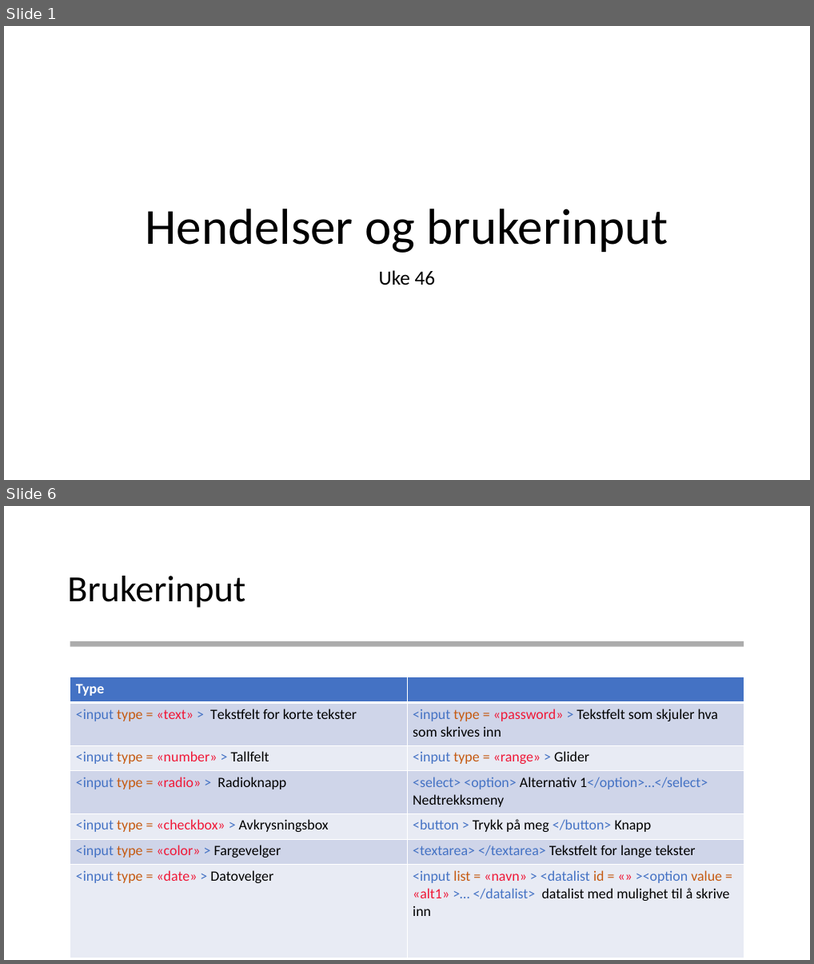
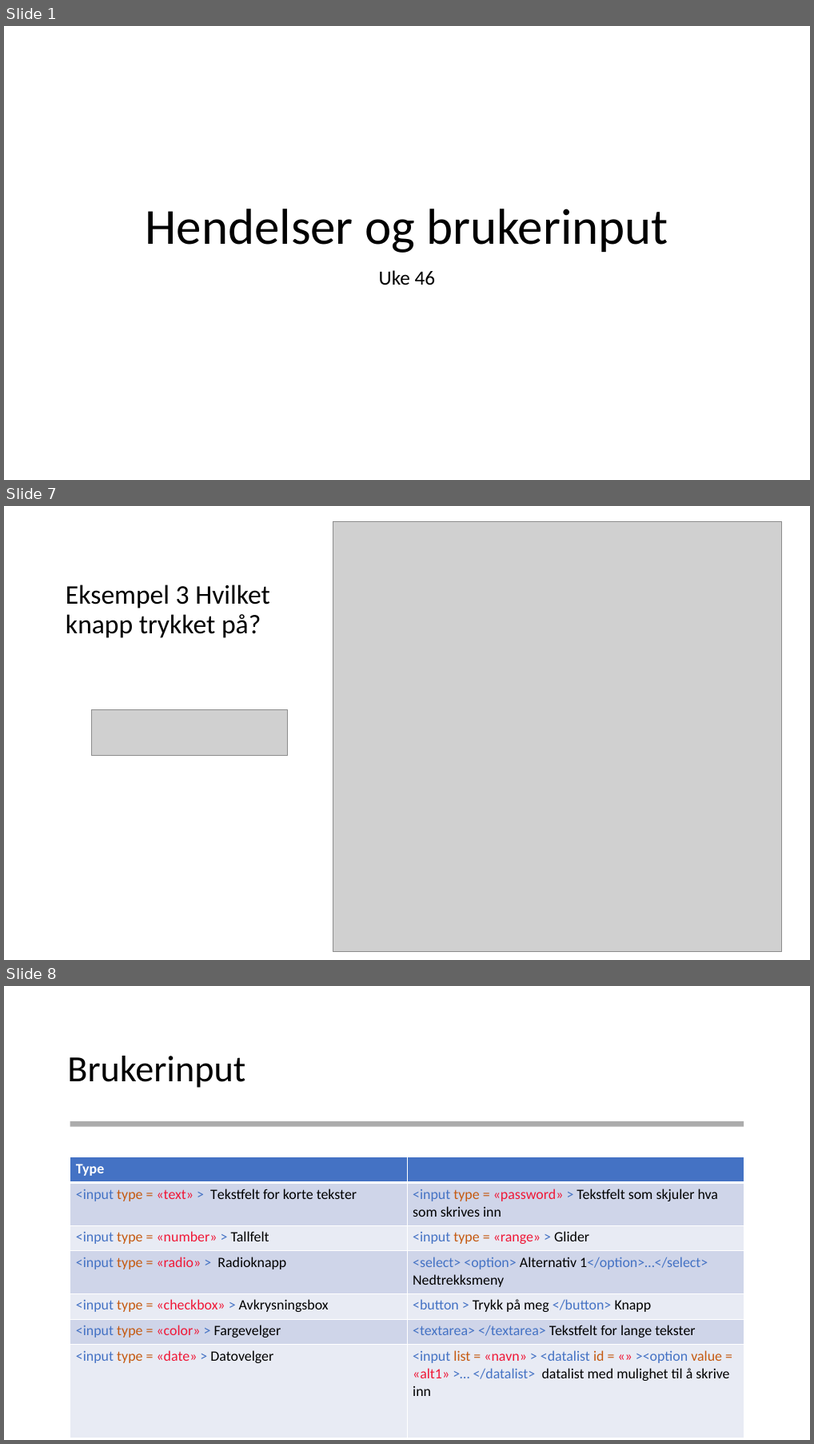
Before and after one commit to AizanM/IT2, a slide deck: Uke 46/Uke 46 Hendelser.pptx. Shown one above the other, each under a label of ours: slides 1 and 6 before the commit, slides 1, 7 and 8 after it; the slides between them are not shown. The pictures are 814x964 and 814x1444 pixels, drawn with LibreOffice and Linux fonts; fonts in the diff are those of the drawing; grey boxes stand for pictures. Boxes give left, top, right and bottom in pixels: in the first picture for what was removed or moved away, otherwise in the second. Text is boxed around its words. In the diff, an @@ line names an element or a change of style, - is before the commit and + after.

```diff
--- a/Uke 46/Uke 46 Hendelser.pptx
+++ b/Uke 46/Uke 46 Hendelser.pptx
@@ slide 7 added at (4, 506, 810, 960), background #FFFFFF @@
@@ picture added at (334, 521, 782, 952) @@
@@ title added at (66, 584, 270, 638), 32 pt, text #000000 @@
+Eksempel 3 Hvilket knapp trykket på?
@@ picture added at (91, 710, 288, 756) @@
@@ what was slide 6 is now slide 8 @@
```
Also in this commit, not shown: 3 slides changed, 7 other slides added, 3 slides removed, 31 other files.
